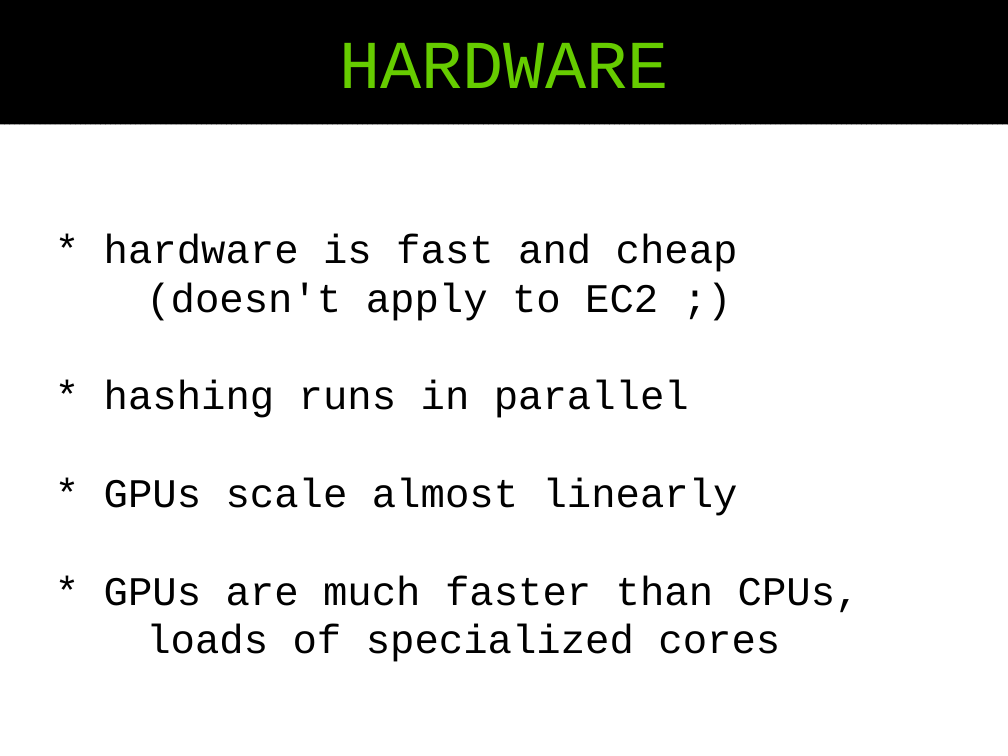
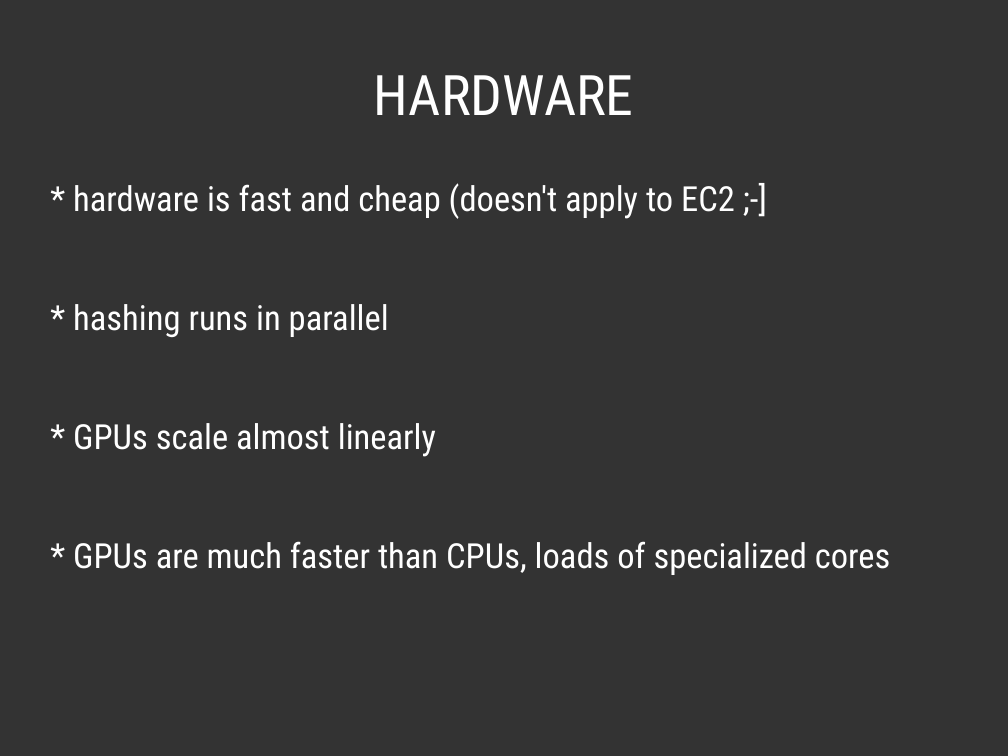
Before and after one commit to pjackowski/presentations, a slide deck: slide 25 of 04-password-security/04-password-security-slides-friday-lolz-02.odp. Drawn at 1008x756 pixels with LibreOffice and Linux fonts; fonts in the diff are those of the drawing. Boxes give left, top, right and bottom in pixels: in the first picture for what was removed or moved away, otherwise in the second. Text is boxed around its words. In the diff, an @@ line names an element or a change of style, - is before the commit and + after.

```diff
--- a/04-password-security/04-password-security-slides-friday-lolz-02.odp
+++ b/04-password-security/04-password-security-slides-friday-lolz-02.odp
@@ background #FFFFFF to #333333 @@
@@ title "HARDWARE": place and size @@
-title "HARDWARE" at (0,0,1008,124)
+title "HARDWARE" at (374,75,634,115)
@@ title "HARDWARE" at (374,75,634,115): size 54 to 44 pt, font Courier New to Roboto Condensed, text colour #66CC00 to #FFFFFF; fill pattern #000000 on #000000 to none @@
@@ text "* hardware is fast and ...": place and size @@
-text "* hardware is fast and ..." at (104,234,860,662)
+text "* hardware is fast and ..." at (73,183,890,575)
@@ text "* hardware is fast and ..." at (73,183,890,575): vertical alignment middle to top @@
@@ text at (73,183,735,219): text changed; size 32 to 27.2 pt; font Courier New to Roboto Condensed; text colour #000000 to #FFFFFF @@
-* hardware is fast and cheap
-(doesn't apply to EC2 ;)
+* hardware is fast and cheap (doesn't apply to EC2 ;-]
@@ text at (73,304,436,457): size 32 to 27.2 pt, font Courier New to Roboto Condensed, text colour #000000 to #FFFFFF in "* hashing runs in parallel", "* GPUs scale almost linearly"; more space between paragraphs @@
@@ text at (73,541,890,575): text changed; size 32 to 27.2 pt; font Courier New to Roboto Condensed; text colour #000000 to #FFFFFF @@
-* GPUs are much faster than CPUs,
-loads of specialized cores
+* GPUs are much faster than CPUs, loads of specialized cores
```
Also in this commit, not shown: 45 other slides changed, 7 slides added, 2 slides removed, 5 other files.
